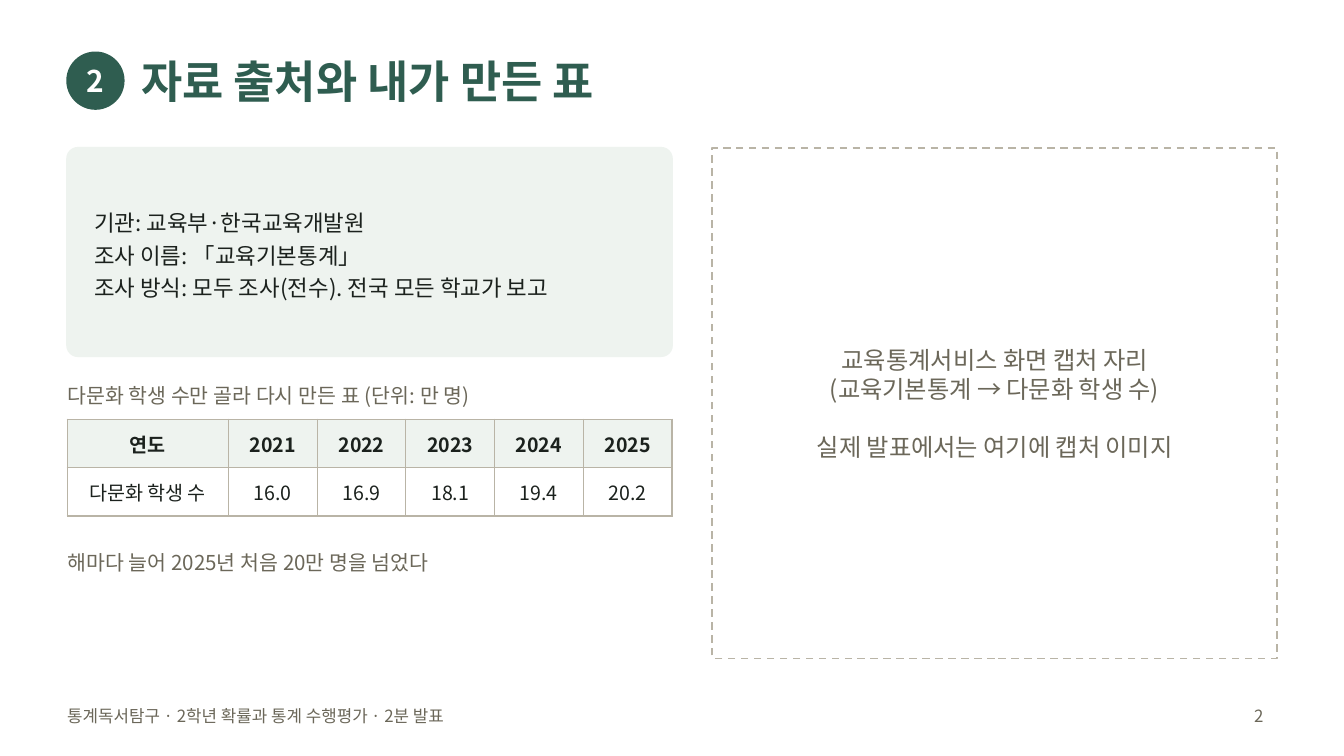
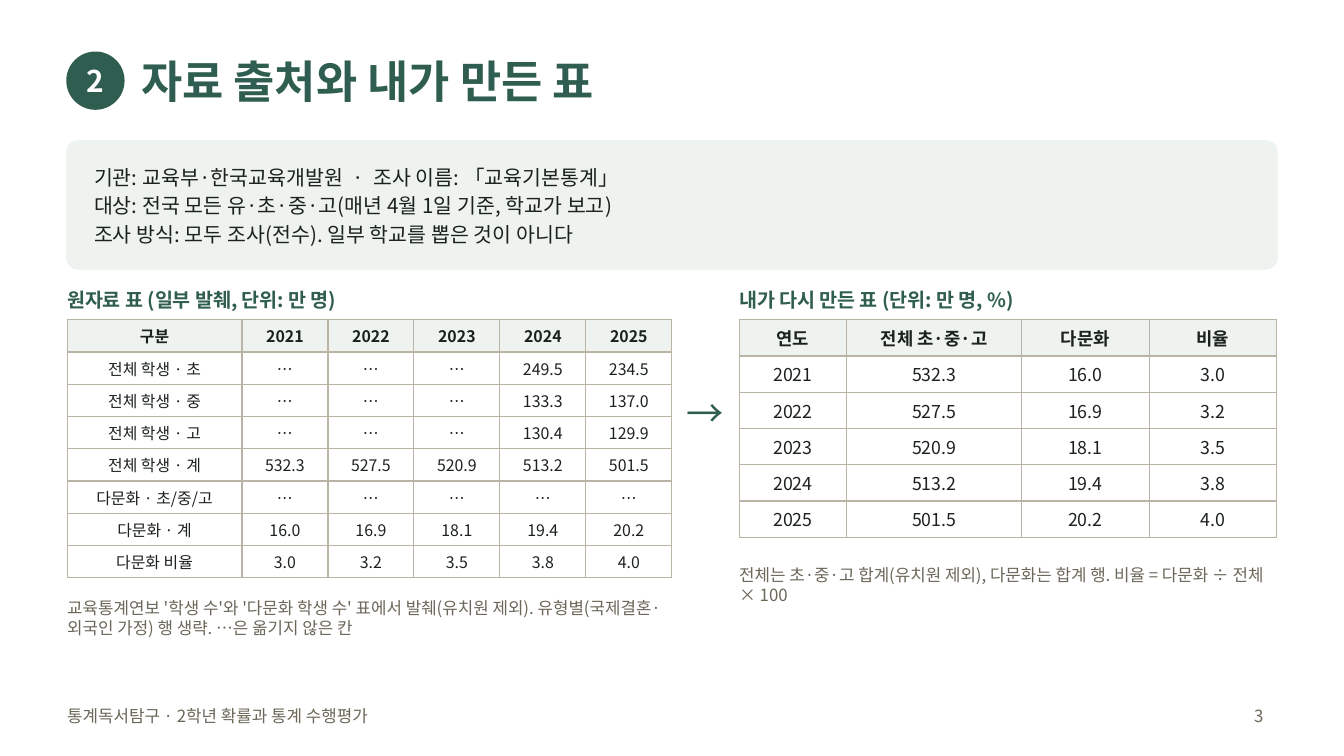
Before and after one commit to jaegeunsongsong/autobot, a slide deck: slide 3 of docs/2026-2학기-통계독서탐구-수행평가/발표예시-교육.pptx (slide 2 before the commit). Drawn at 1344x756 pixels with LibreOffice and Linux fonts; fonts in the diff are those of the drawing. Boxes give left, top, right and bottom in pixels: in the first picture for what was removed or moved away, otherwise in the second. Text is boxed around its words. In the diff, an @@ line names an element or a change of style, - is before the commit and + after.

```diff
--- a/docs/2026-2학기-통계독서탐구-수행평가/발표예시-교육.pptx
+++ b/docs/2026-2학기-통계독서탐구-수행평가/발표예시-교육.pptx
@@ rounded rectangle: place and size @@
-rounded rectangle at (67,148,672,356)
+rounded rectangle at (67,141,1277,269)
@@ rounded rectangle at (67,141,1277,269): proportions changed @@
@@ rectangle removed at (712,148,1277,659) @@
@@ text at (94,167,619,246): text changed; size 12 to 11 pt @@
-기관: 교육부·한국교육개발원
-조사 이름: 「교육기본통계」
-조사 방식: 모두 조사(전수). 전국 모든 학교가 보고
+기관: 교육부·한국교육개발원 · 조사 이름: 「교육기본통계」
+대상: 전국 모든 유·초·중·고(매년 4월 1일 기준, 학교가 보고)
+조사 방식: 모두 조사(전수). 일부 학교를 뽑은 것이 아니다
@@ text at (67,290,336,311): text changed; size 11 to 10.5 pt; text colour #6B6759 to #2F5D50; bold on @@
-다문화 학생 수만 골라 다시 만든 표 (단위: 만 명)
+원자료 표 (일부 발췌, 단위: 만 명)
@@ text at (739,290,983,311): text changed; size 13 to 10.5 pt; text colour #6B6759 to #2F5D50; bold on @@
-교육통계서비스 화면 캡처 자리
-(교육기본통계 → 다문화 학생 수)
-실제 발표에서는 여기에 캡처 이미지
+내가 다시 만든 표 (단위: 만 명, %)
@@ table added at (67,320,672,574), 8 rows, 6 columns @@
+구분 | 2021 | 2022 | 2023 | 2024 | 2025
+전체 학생 · 초 | … | … | … | 249.5 | 234.5
+전체 학생 · 중 | … | … | … | 133.3 | 137.0
+전체 학생 · 고 | … | … | … | 130.4 | 129.9
+전체 학생 · 계 | 532.3 | 527.5 | 520.9 | 513.2 | 501.5
+다문화 · 초/중/고 | … | … | … | … | …
+다문화 · 계 | 16.0 | 16.9 | 18.1 | 19.4 | 20.2
+다문화 비율 | 3.0 | 3.2 | 3.5 | 3.8 | 4.0
@@ table added at (739,320,1277,531), 6 rows, 4 columns @@
+연도 | 전체 초·중·고 | 다문화 | 비율
+2021 | 532.3 | 16.0 | 3.0
+2022 | 527.5 | 16.9 | 3.2
+2023 | 520.9 | 18.1 | 3.5
+2024 | 513.2 | 19.4 | 3.8
+2025 | 501.5 | 20.2 | 4.0
@@ table removed at (67,419,672,554), 2 rows, 6 columns @@
-연도 | 2021 | 2022 | 2023 | 2024 | 2025
-다문화 학생 수 | 16.0 | 16.9 | 18.1 | 19.4 | 20.2
@@ text added at (672,390,739,457), 20 pt, text #2F5D50 @@
+→
@@ text added at (739,567,1264,601), 9 pt, text #6B6759 @@
+전체는 초·중·고 합계(유치원 제외), 다문화는 합계 행. 비율 = 다문화 ÷ 전체 × 100
@@ text at (67,600,661,637): text changed; size 11 to 9 pt @@
-해마다 늘어 2025년 처음 20만 명을 넘었다
+교육통계연보 '학생 수'와 '다문화 학생 수' 표에서 발췌(유치원 제외). 유형별(국제결혼·외국인 가정) 행 생략. …은 옮기지 않은 칸
@@ text at (67,708,368,724): text changed @@
-통계독서탐구 · 2학년 확률과 통계 수행평가 · 2분 발표
+통계독서탐구 · 2학년 확률과 통계 수행평가
@@ page number at (1254,709,1263,722): text changed @@
-2
+3
```
Also in this commit, not shown: 3 other slides changed, 4 slides added, 8 other files.
